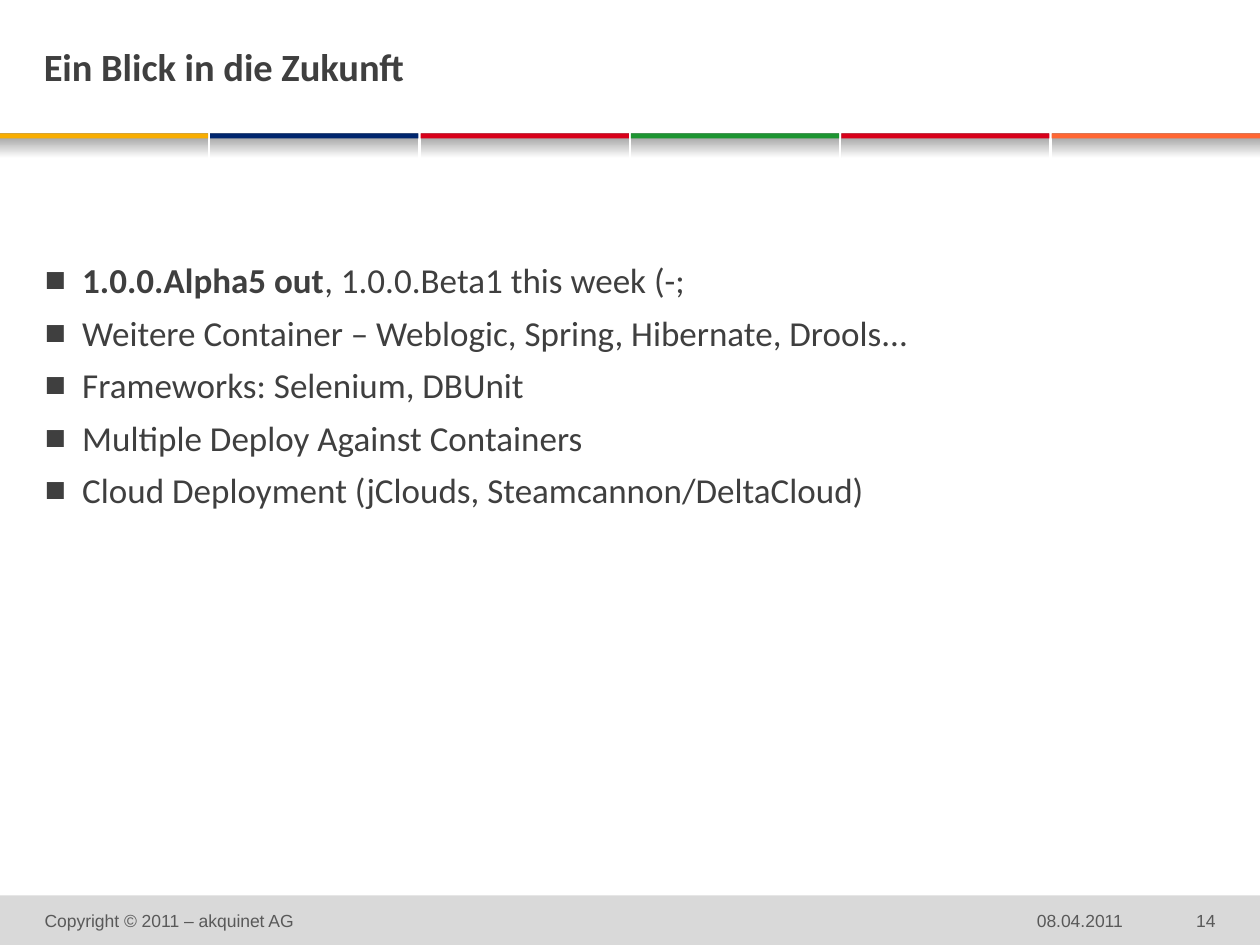
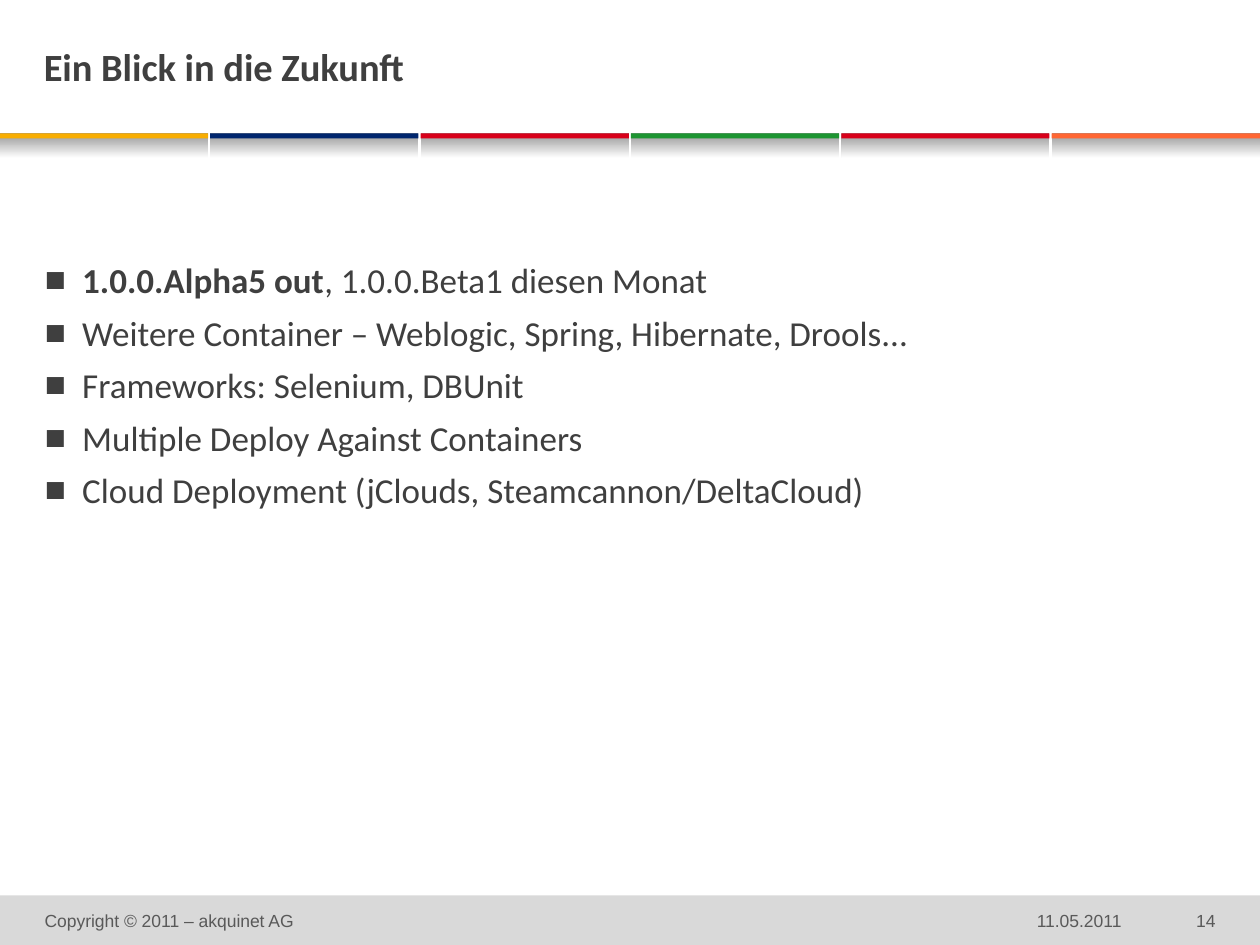
Before and after one commit to michaelschuetz/seamArquillian-linuxtag2011, a slide deck: slide 14 of doc/linuxtag_SeamArquillian_de.pptx. Drawn at 1260x945 pixels with LibreOffice and Linux fonts; fonts in the diff are those of the drawing; background and template pictures are left out. Boxes give left, top, right and bottom in pixels: in the first picture for what was removed or moved away, otherwise in the second. Text is boxed around its words. In the diff, an @@ line names an element or a change of style, - is before the commit and + after.

```diff
--- a/doc/linuxtag_SeamArquillian_de.pptx
+++ b/doc/linuxtag_SeamArquillian_de.pptx
@@ text at bbox=[82, 268, 707, 299]: text changed @@
-  ■ 1.0.0.Alpha5 out, 1.0.0.Beta1 this week (-;
+  ■ 1.0.0.Alpha5 out, 1.0.0.Beta1 diesen Monat
@@ text at bbox=[1037, 915, 1122, 927]: text changed @@
-08.04.2011
+11.05.2011
```
Also in this commit, not shown: 14 other slides changed.
